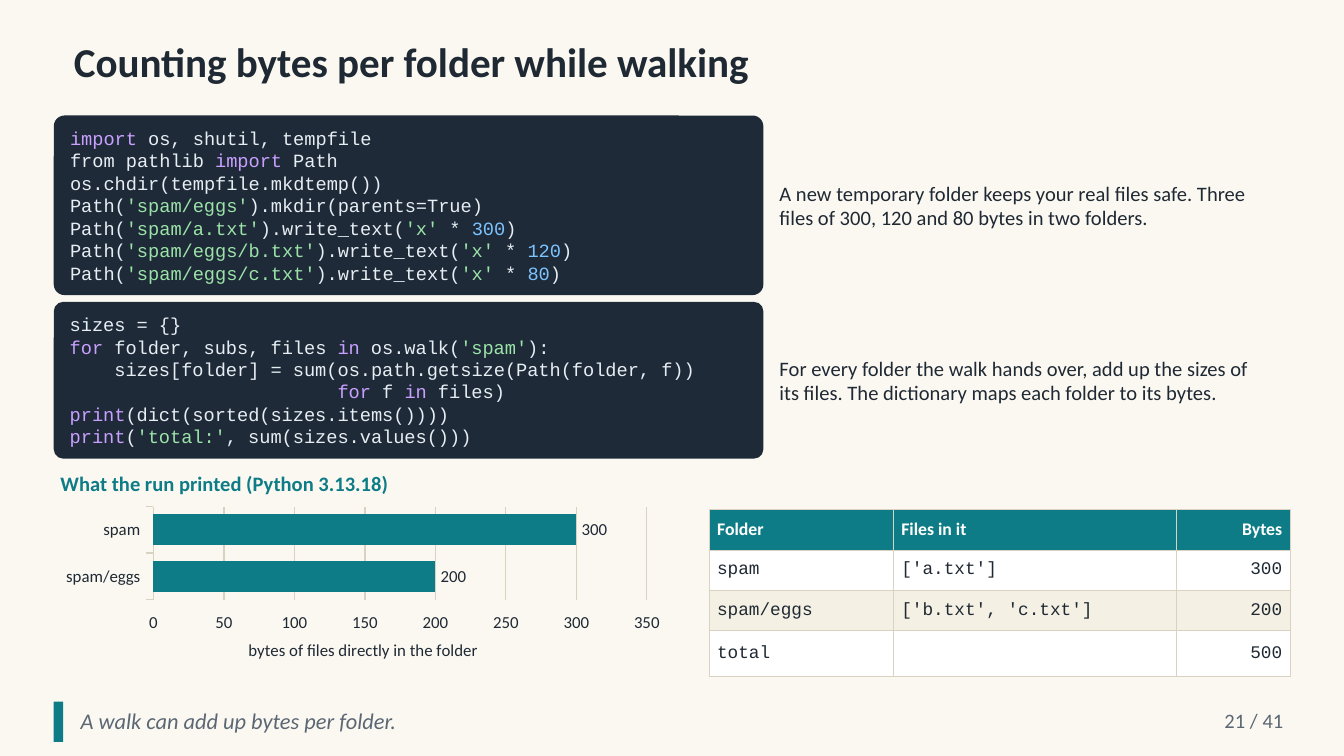
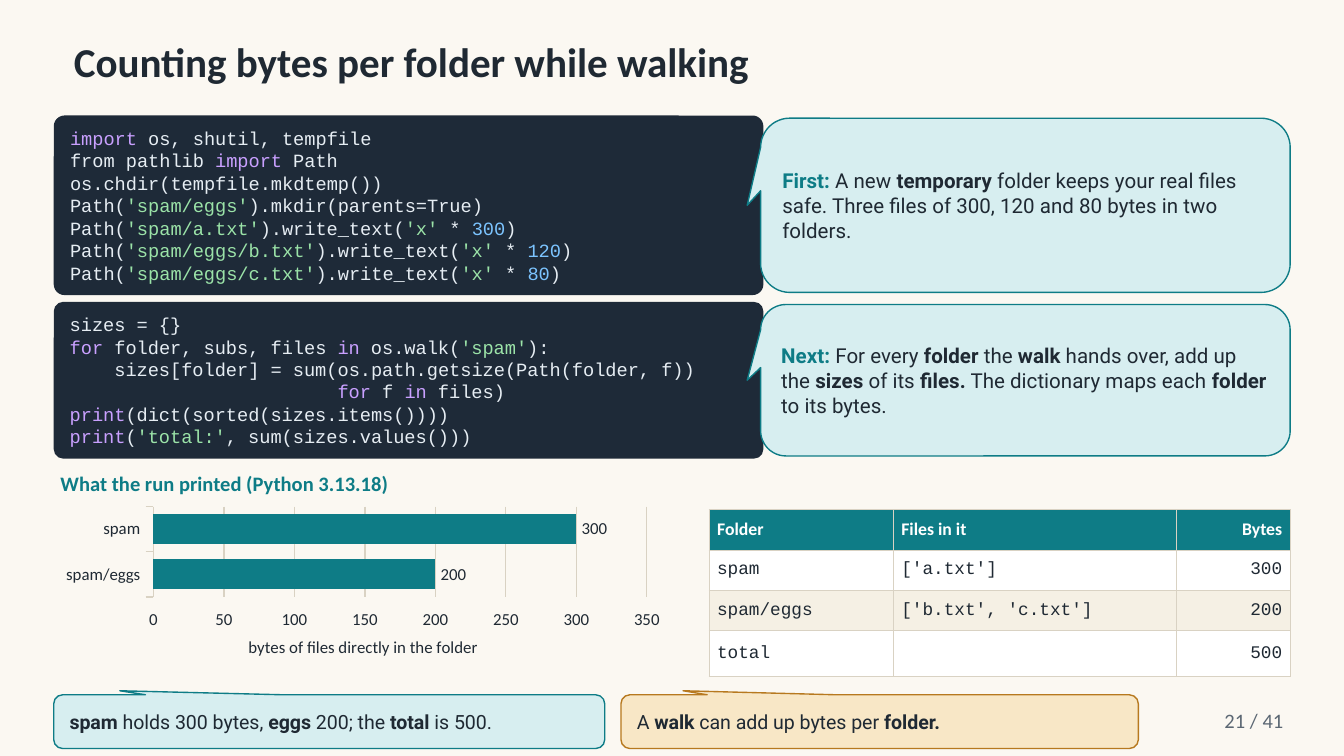
Before and after one commit to altunelyusuf/AdvancedProgrammingWithPython, a slide deck: slide 21 of 03-materials/ch11/SEN0414_Ch11_OrganizingFiles_3e_v3_0_0.pptx. Drawn at 1344x756 pixels with LibreOffice and Linux fonts; fonts in the diff are those of the drawing. Boxes give left, top, right and bottom in pixels: in the first picture for what was removed or moved away, otherwise in the second. Text is boxed around its words. In the diff, an @@ line names an element or a change of style, - is before the commit and + after.

```diff
--- a/03-materials/ch11/SEN0414_Ch11_OrganizingFiles_3e_v3_0_0.pptx
+++ b/03-materials/ch11/SEN0414_Ch11_OrganizingFiles_3e_v3_0_0.pptx
@@ rounded speech box "First: A new temporary folder ..." at <box>761,118,1290,293</box>: fill none to #D7EEF0; outline none to #0E7C86 0.75 pt @@
@@ rounded speech box "First: A new temporary folder ...": place and size @@
-rounded speech box "First: A new temporary folder ..." at <box>779,186,1245,229</box>
+rounded speech box "First: A new temporary folder ..." at <box>761,118,1290,293</box>
@@ text in rounded speech box at <box>782,172,1237,238</box>: text changed; font Calibri to Roboto @@
-A new temporary folder keeps your real files safe. Three files of 300, 120 and 80 bytes in two folders.
+First: A new temporary folder keeps your real files safe. Three files of 300, 120 and 80 bytes in two folders.
@@ rounded speech box "Next: For every folder the ...": place and size @@
-rounded speech box "Next: For every folder the ..." at <box>779,361,1247,404</box>
+rounded speech box "Next: For every folder the ..." at <box>761,305,1290,457</box>
@@ rounded speech box "Next: For every folder the ..." at <box>761,305,1290,457</box>: fill none to #D7EEF0; outline none to #0E7C86 0.75 pt @@
@@ text in rounded speech box at <box>781,347,1267,418</box>: text changed; font Calibri to Roboto @@
-For every folder the walk hands over, add up the sizes of its files. The dictionary maps each folder to its bytes.
+Next: For every folder the walk hands over, add up the sizes of its files. The dictionary maps each folder to its bytes.
@@ rectangle removed at <box>54,702,63,742</box> @@
@@ rounded speech box added at <box>54,695,605,749</box>, fill #D7EEF0, outline #0E7C86 0.75 pt, 10.5 pt, text #1F2933 @@
+spam holds 300 bytes, eggs 200; the total is 500.
@@ rounded speech box "A walk can add up ...": place and size @@
-rounded speech box "A walk can add up ..." at <box>81,713,396,733</box>
+rounded speech box "A walk can add up ..." at <box>621,695,1138,749</box>
@@ rounded speech box "A walk can add up ..." at <box>621,695,1138,749</box>: size 12 to 10.5 pt, font Calibri to Roboto, text colour #5B6773 to #1F2933, italic off; bold on in "walk folder."; fill none to #F8E7C6; outline none to #B7791F 0.75 pt @@
```
Also in this commit, not shown: 30 other slides changed, 18 other files.
